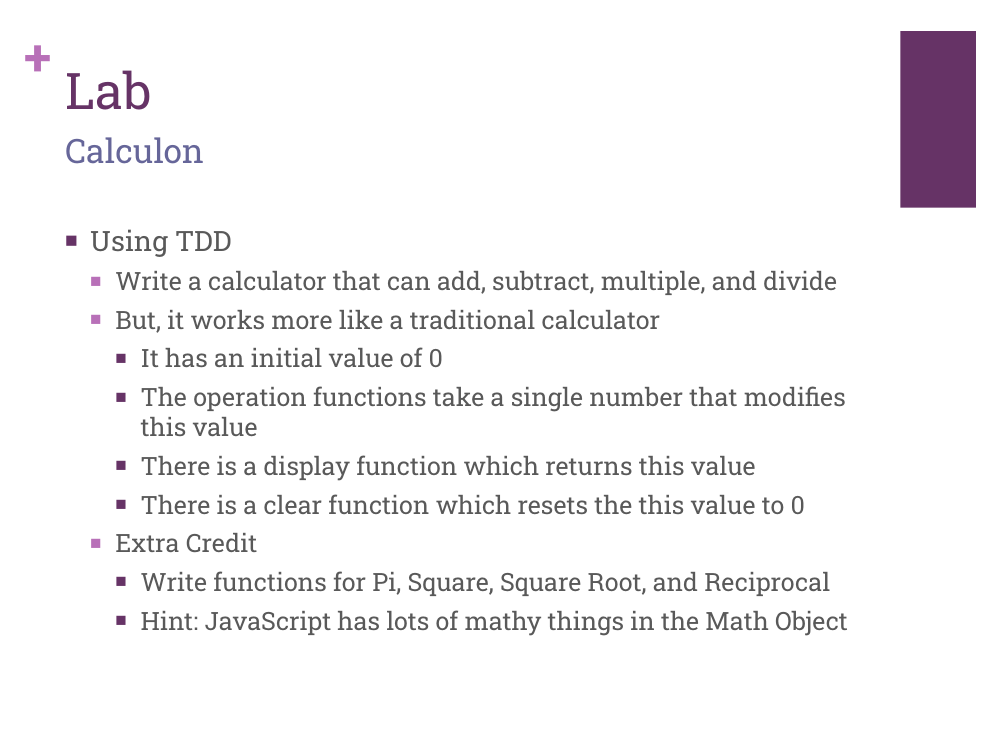
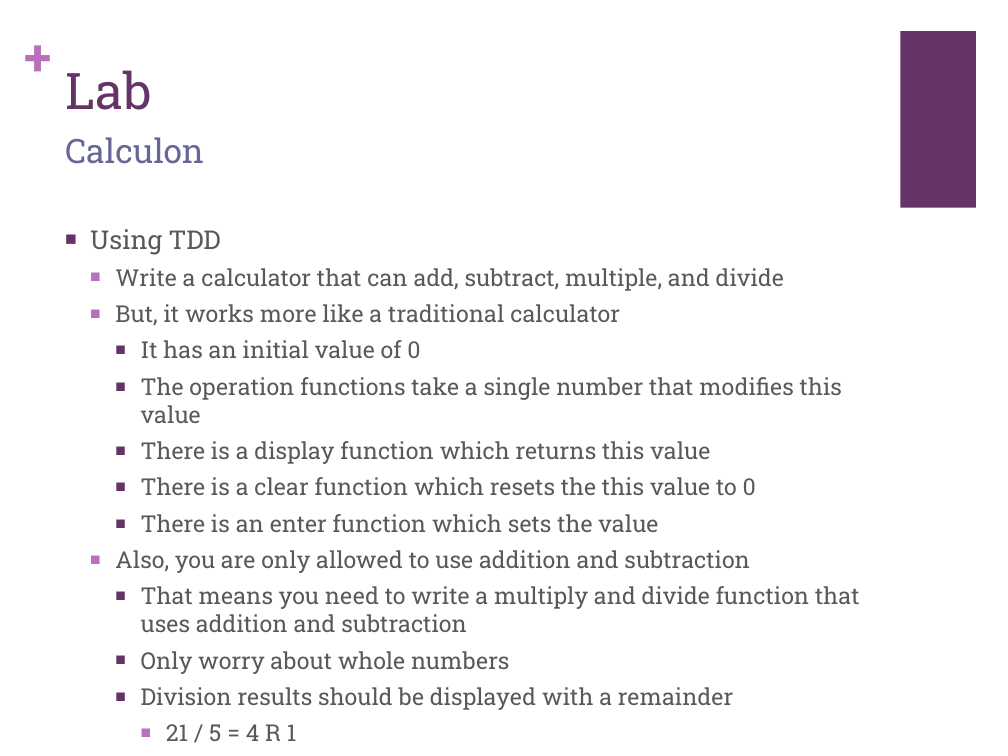
Before and after one commit to guyroyse/javascript-class, a slide deck: slide 11 of javascript/closures/JavaScript Closures.pptx. Drawn at 1008x756 pixels with LibreOffice and Linux fonts; fonts in the diff are those of the drawing. Boxes give left, top, right and bottom in pixels: in the first picture for what was removed or moved away, otherwise in the second. Text is boxed around its words. In the diff, an @@ line names an element or a change of style, - is before the commit and + after.

Commit message:
Tweaked presentation

```diff
--- a/javascript/closures/JavaScript Closures.pptx
+++ b/javascript/closures/JavaScript Closures.pptx
@@ text at box(90, 229, 842, 495): size 20 to 18.5 pt in "Using TDD"; size 18 to 16.6 pt in "Write a calculator that can add, subtract, ...", "But, it works more like a traditional ...", "It has an initial value of 0", "The operation functions take a single number ..." and 2 more places @@
@@ text at box(115, 514, 859, 741): text changed; size 18 to 16.6 pt @@
-  ■ Extra Credit
-    ■ Write functions for Pi, Square, Square Root, and Reciprocal
-    ■ Hint: JavaScript has lots of mathy things in the Math Object
+    ■ There is an enter function which sets the value
+  ■ Also, you are only allowed to use addition and subtraction
+    ■ That means you need to write a multiply and divide function that uses addition and subtraction
+    ■ Only worry about whole numbers
+    ■ Division results should be displayed with a remainder
+      ■ 21 / 5 = 4 R 1
```
